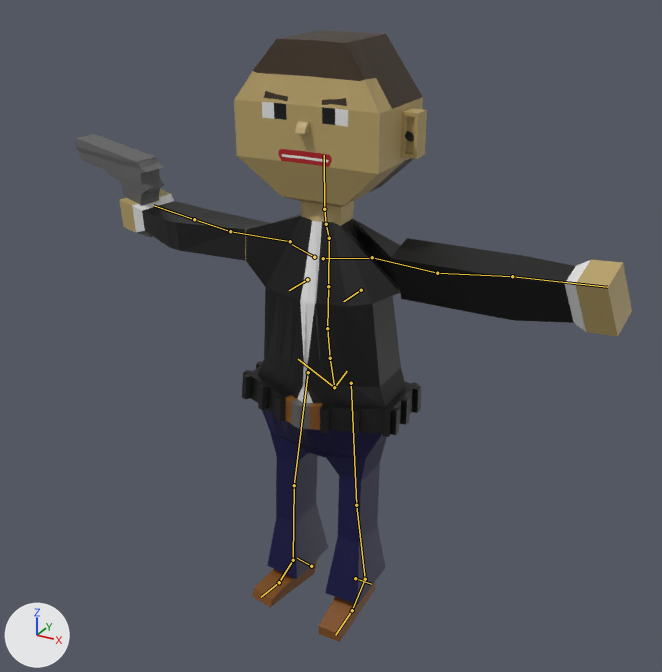
An edit to the Blender file FBI.blend, drawn before and after from the same camera.
Rendered twice from a 50 mm lens placed at (2.37, -4.27, 4.0), pointed at (0.2, -0.32, 2.02). Lighting does not change. The marker at lower left points along +X, +Y and +Z. The bones that bend it are drawn over the model as lines.

Names of what the first picture shows: 'Cube', 'Gun'.
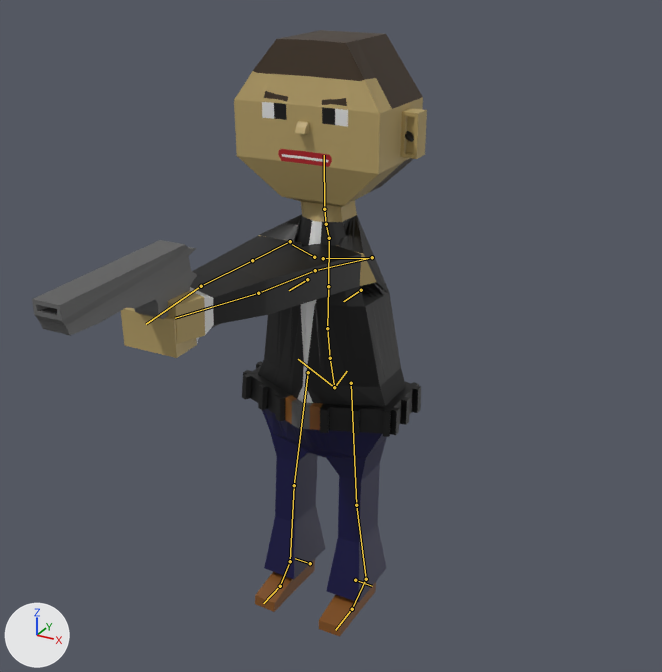
The newer file adds an action. The first version stands in its rest pose; the second is drawn at frame 10 of the action 'ready'.

Changed parts and their boxes (x1, y1, x2, y2) in the pictures (662 x 672 px):
'Cube', posed (40% narrower)
    before: (120, 30, 632, 642)
    after: (121, 30, 427, 637)
'Gun', posed
    before: (76, 134, 164, 237)
    after: (32, 240, 197, 336)
bone 'upper_arm.L', root to tip
    before: (372, 257) to (437, 273)
    after: (372, 257) to (315, 270)
bone 'hand.L', root to tip
    before: (512, 276) to (607, 287)
    after: (258, 293) to (175, 318)
bone 'upper_arm.R', root to tip
    before: (290, 241) to (230, 231)
    after: (290, 241) to (252, 260)
bone 'forearm.R', root to tip
    before: (230, 231) to (194, 219)
    after: (252, 260) to (201, 286)
bone 'hand.R', root to tip
    before: (194, 219) to (153, 205)
    after: (201, 286) to (146, 324)
bone 'foot.L', root to tip
    before: (365, 579) to (352, 610)
    after: (366, 579) to (352, 609)
bone 'shin.R', root to tip
    before: (294, 485) to (293, 560)
    after: (294, 485) to (290, 561)
bone 'foot.R', root to tip
    before: (293, 560) to (279, 582)
    after: (290, 561) to (280, 586)

The edits, one by one:
Bone 'upper_arm.L' (bone_upper_arm_l) turns from (-8, 112, -9) to (106, -11, 3) degrees about its own x, y and z.
Bone 'hand.L' (bone_hand_l) turns from (-5, 1, 2) to (0, 0, 0) degrees about its own x, y and z.
Bone 'upper_arm.R' (bone_upper_arm_r) turns from (-1, 9, 3) to (91, 9, -4) degrees about its own x, y and z.
Bone 'forearm.R' (bone_forearm_r) turns from (-17, -12, -1) to (0, 0, 0) degrees about its own x, y and z.
Bone 'hand.R' (bone_hand_r) turns from (-1, -1, -6) to (0, 0, 0) degrees about its own x, y and z.
Bone 'foot.L' (bone_foot_l) turns from (8, 0, 0) to (0, 0, 0) degrees about its own x, y and z.
Bone 'shin.R' (bone_shin_r) turns from (2, -1, -1) to (0, 0, 0) degrees about its own x, y and z.
Bone 'foot.R' (bone_foot_r) turns from (-7, -3, 11) to (0, 0, 0) degrees about its own x, y and z.
